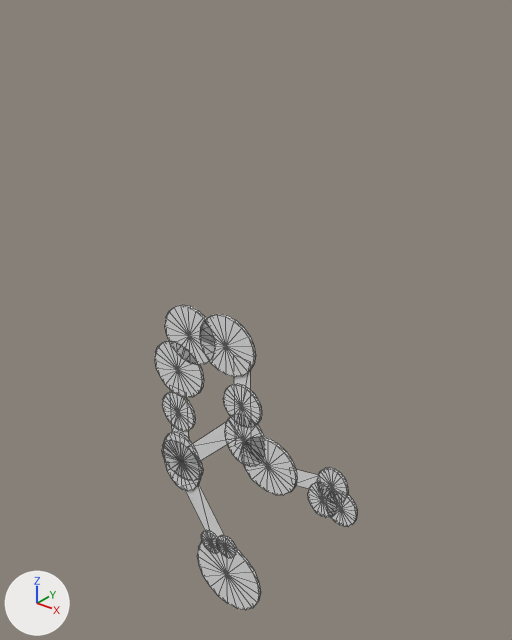
Two versions of the OBJ model Assets/Models/Levels/Unity Exports/tutorial.obj, one commit apart.
Rendered twice from a camera (50 mm lens) standing at (244.0, -293.0, 330.0) and looking at (-4.0, 17.0, 138.0). Lighting does not change. The marker at lower left points along +X, +Y and +Z. Mesh edges are drawn as thin lines. Where no turn or scale is listed for an object, it has been applied to the vertices. Vertices at the same position are counted once.

Names of what the first picture shows: 'tutorial'.
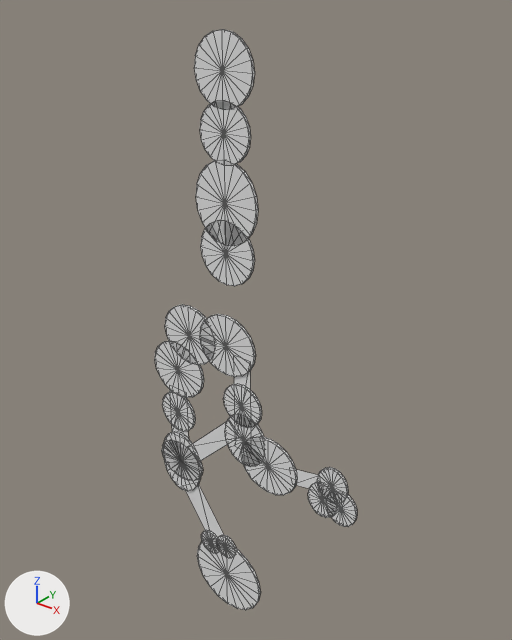
What changed in the scene script:
```text
Change me_tutorial:
    where me_tutorial.from_pydata(...)  # 650 vertices, 1210 faces; spans x -79.0..86.0, y -1.0..1.0, z -98.0..144.0
    used by ob_tutorial; location = (0.0, 0.0, 0.0)
    me_tutorial part 1: a new loose piece, a 20-sided cylinder along y spanning x -34.1..5.9, y 1.8..3.8, z 265.2..305.2, in mat_lushfloor2 (white #e7e7e7)
    me_tutorial part 2: a new loose piece, a 20-sided cylinder along y spanning x -34.1..5.9, y 1.8..3.8, z 163.4..203.4, in mat_lushfloor2 (white #e7e7e7)
    me_tutorial part 3: a new loose piece, a 20-sided cylinder along y spanning x -36.6..8.4, y 1.8..3.8, z 188.4..238.4, in mat_lushfloor2 (white #e7e7e7)
    me_tutorial part 4: a new loose piece, a 20-sided cylinder along y spanning x -31.6..3.4, y 1.8..3.8, z 235.2..270.2, in mat_lushfloor2 (white #e7e7e7)
```

Boxes [x1, y1, x2, y2] around the edits, measured in the pictures (512 x 640 px):
'tutorial', reshaped (90% taller): before [155, 304, 357, 610]; after [155, 29, 357, 610]
part 1 of me_tutorial, added: after [194, 29, 255, 110]
part 2 of me_tutorial, added: after [201, 221, 255, 286]
part 3 of me_tutorial, added: after [196, 160, 258, 246]
part 4 of me_tutorial, added: after [200, 100, 251, 166]
